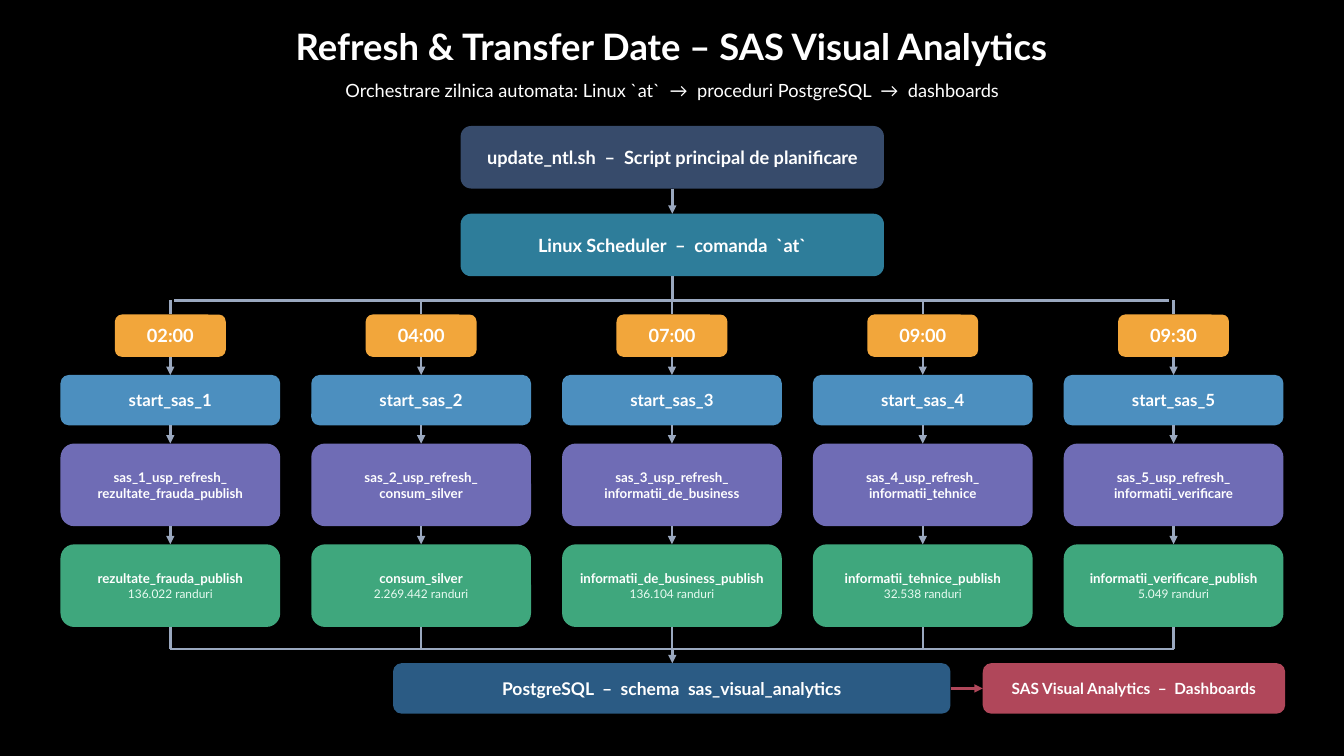
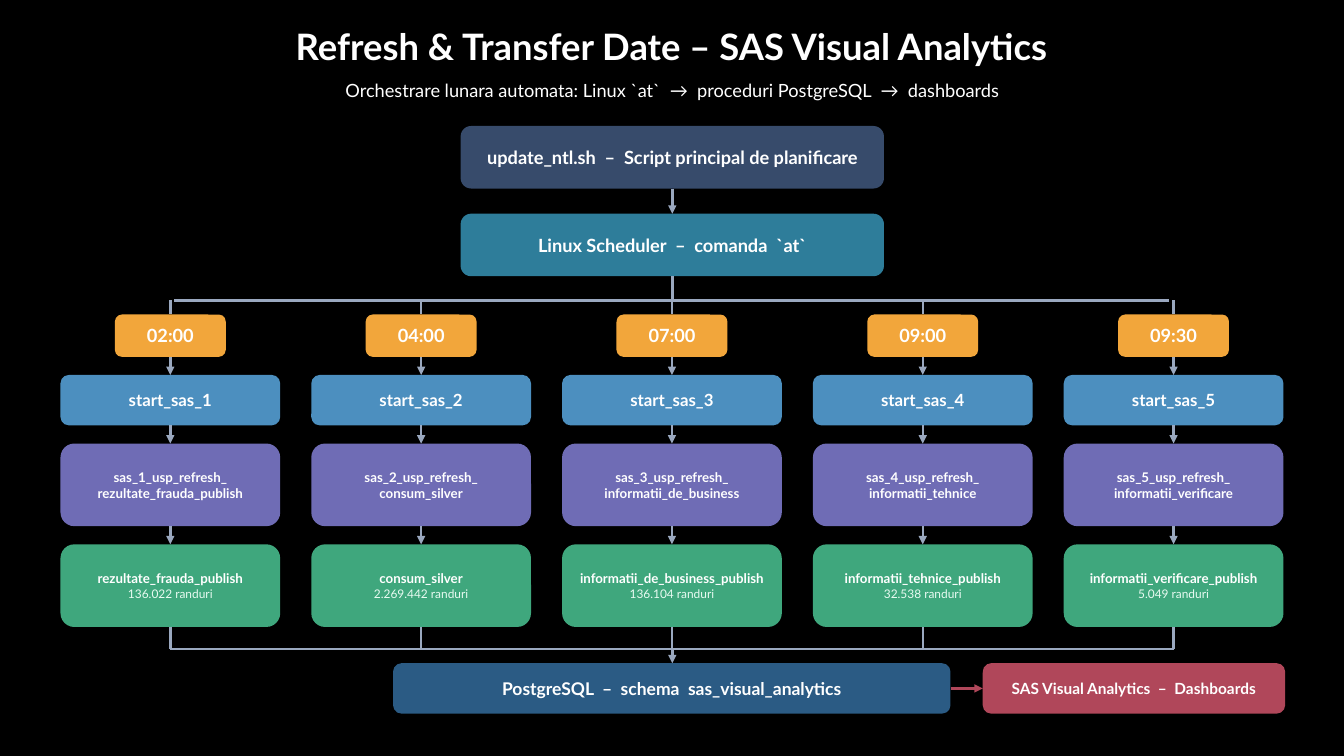
Before and after one commit to bogdanMierloiu/SAS-Queries, a slide deck: slide 3 of docs/Prezentare_SAS_Visual_Analytics_actualizata_Treemap.pptx. Drawn at 1344x756 pixels with LibreOffice and Linux fonts; fonts in the diff are those of the drawing. Boxes give left, top, right and bottom in pixels: in the first picture for what was removed or moved away, otherwise in the second. Text is boxed around its words. In the diff, an @@ line names an element or a change of style, - is before the commit and + after.

```diff
--- a/docs/Prezentare_SAS_Visual_Analytics_actualizata_Treemap.pptx
+++ b/docs/Prezentare_SAS_Visual_Analytics_actualizata_Treemap.pptx
@@ text at box(345, 83, 999, 101): text changed @@
-Orchestrare zilnica automata: Linux `at` → proceduri PostgreSQL → dashboards
+Orchestrare lunara automata: Linux `at` → proceduri PostgreSQL → dashboards
```
Also in this commit, not shown: 3 other files.
